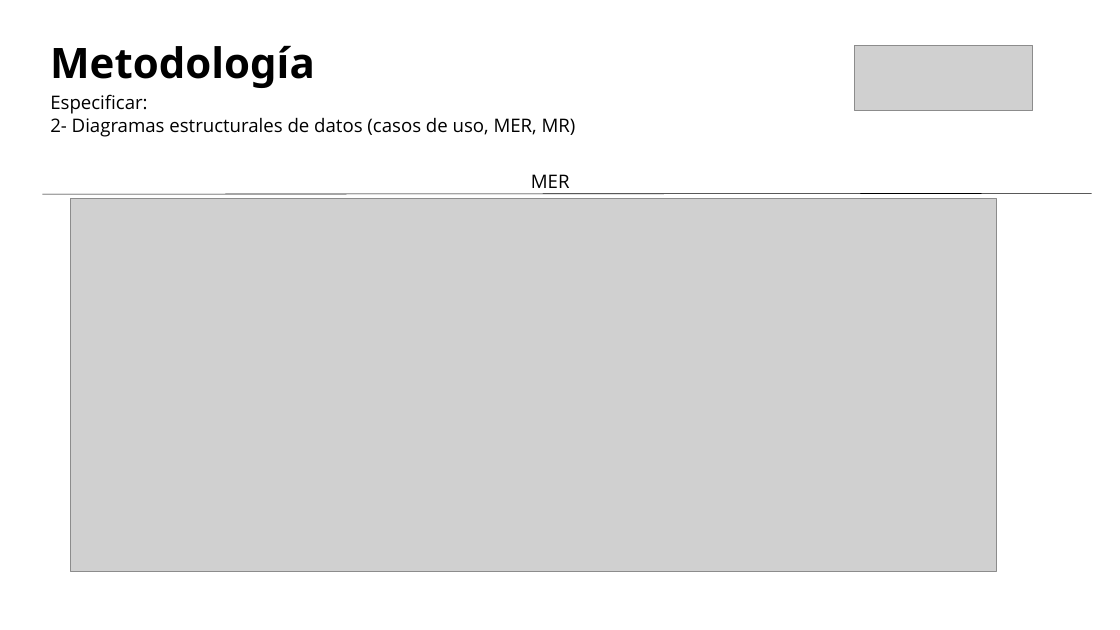
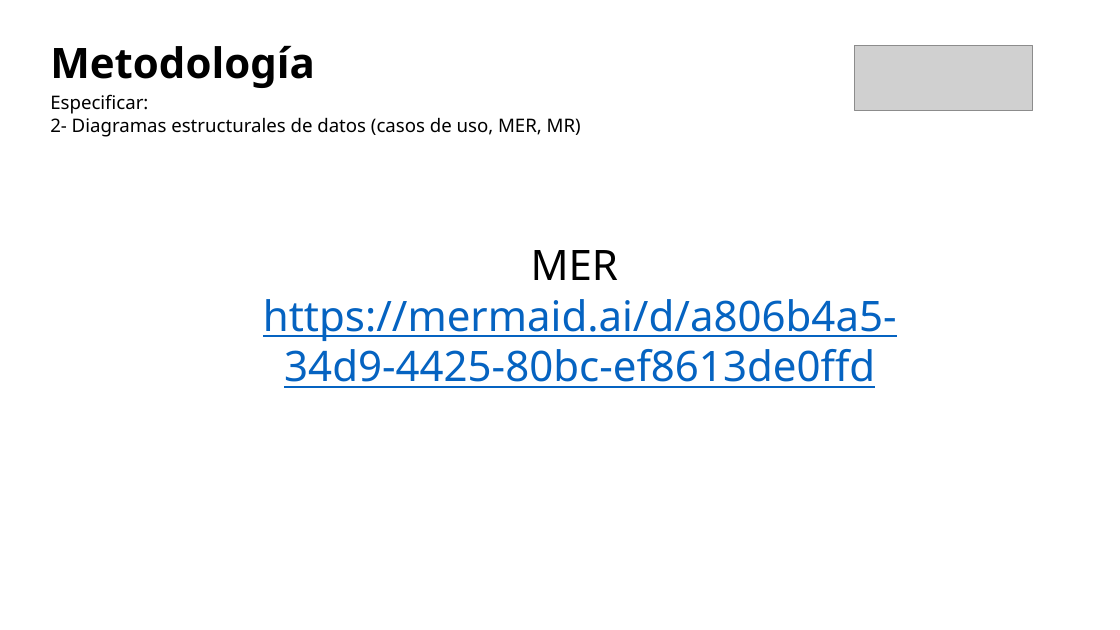
Before and after one commit to SebastianPacheco05/Reservify, a slide deck: slide 15 of docs/docs/files/GC-F-004FormatoPlantillaPresentacionPowerPointV09 (2).pptx. Drawn at 1120x630 pixels with LibreOffice and Linux fonts; fonts in the diff are those of the drawing; grey boxes stand for pictures. Boxes give left, top, right and bottom in pixels: in the first picture for what was removed or moved away, otherwise in the second. Text is boxed around its words. In the diff, an @@ line names an element or a change of style, - is before the commit and + after.

```diff
--- a/docs/docs/files/GC-F-004FormatoPlantillaPresentacionPowerPointV09 (2).pptx
+++ b/docs/docs/files/GC-F-004FormatoPlantillaPresentacionPowerPointV09 (2).pptx
@@ text "Especificar:" at (50,94,581,137): font Open Sans to Noto Sans @@
@@ text removed at (531,174,570,188) @@
-MER
@@ line removed from (43, 194) to (1092, 193) @@
@@ picture removed at (70,198,996,571) @@
@@ text added at (263,250,897,388), 36 pt, text #0563C1, underline @@
+MER https://mermaid.ai/d/a806b4a5-34d9-4425-80bc-ef8613de0ffd
```
Also in this commit, not shown: 17 other slides changed, 5 other files.
